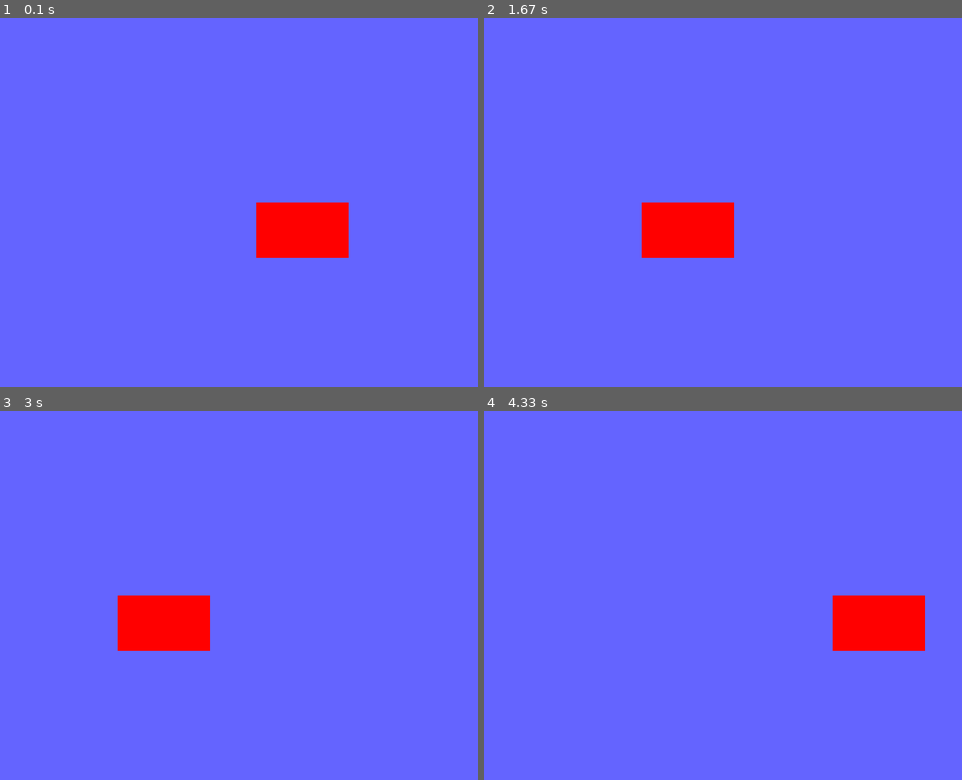
Above: before the commit, frames 1-4 (two rows, left to right).
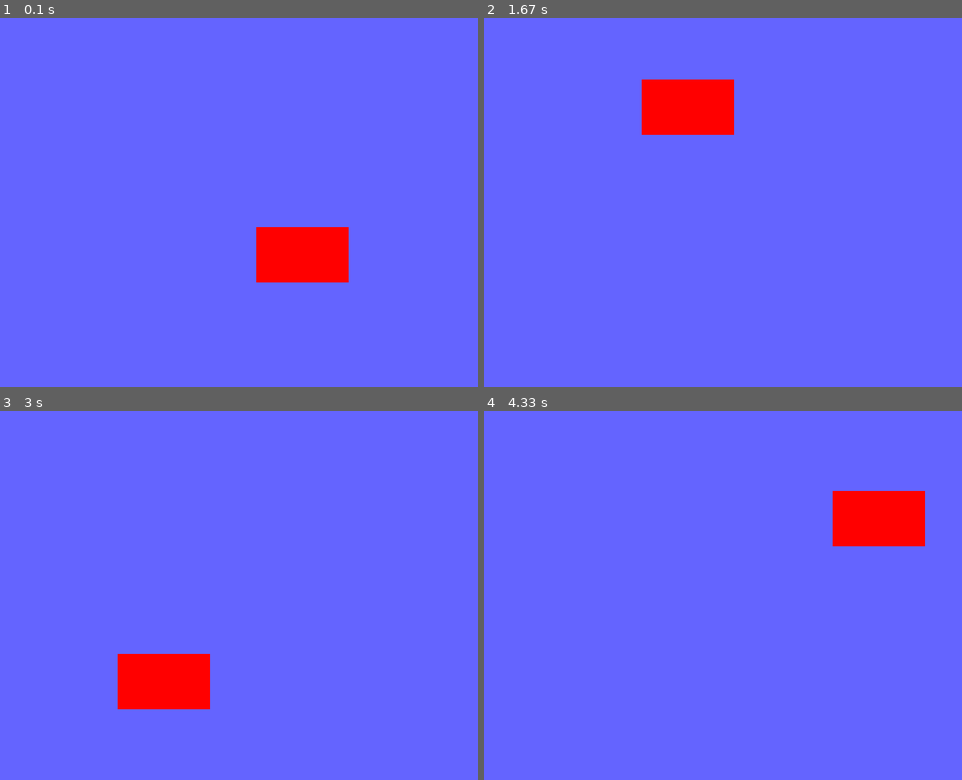
Above: after the commit, the same moments.

Repository: SSat0306/Pygame
Game: pygame game, started from dvd_screensaver.py
Two runs of this game, one before a commit and one after it. Both use one fixed random seed, a clock stepped at 60 frames per second and the inputs below.
Inputs:
- Up to frame 1 (0.1 s): no input
- Up to frame 2 (1.67 s): no input
- Up to frame 3 (3 s): no input
- Up to frame 4 (4.33 s): no input

The runs differ from the first frame. In frame 1, 2.6% of the frame differs, in the area x 53-73%, y 50-72%; in frame 2, 5.8%, in the area x 32-53%, y 16-65%; in frame 3, 5.8%; in frame 4, 5.8%.

Commit message:
Added bouncing: X and Y

Diff:
--- a/dvd_screensaver.py
+++ b/dvd_screensaver.py
@@ -1,4 +1,3 @@
-
 import pygame
 
 pygame.init()
@@ -32,7 +31,7 @@
         self.height = 90
         self.colour = RED
         self.x_vel = 5
-        self.y_vel = 0
+        self.y_vel = 5
 
     def rect(self) -> pygame.rect:
         """Returns a pygame.rect that represents the dvd_image"""
@@ -53,7 +52,16 @@
             #Set the velocity to the negative
             self.x_vel = -self.x_vel
         # Update the y-coordinate
+
         self.y += self.y_vel
+        if self.y < 0:
+            self.y = 0
+            self.y_vel = -self.y_vel
+        if self.y + self.height > SCREEN_HEIGHT:
+            #Keep the object inside the canvas
+            self.y = SCREEN_HEIGHT - self.height
+            #Set the velocity to the negative
+            self.y_vel = -self.y_vel
 
 
 def main() -> None:
